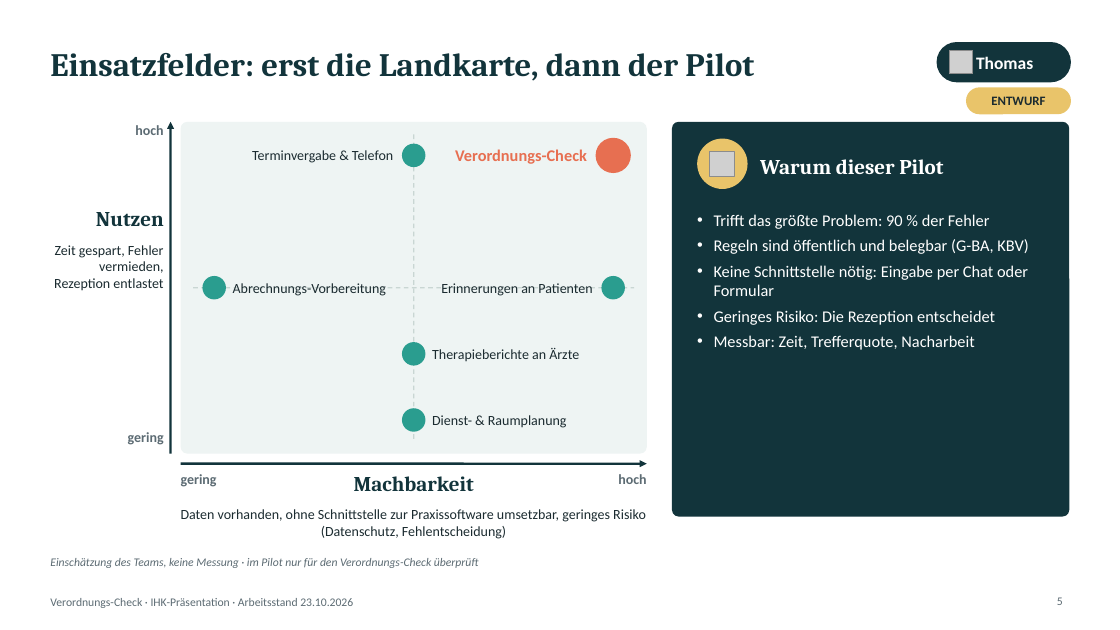
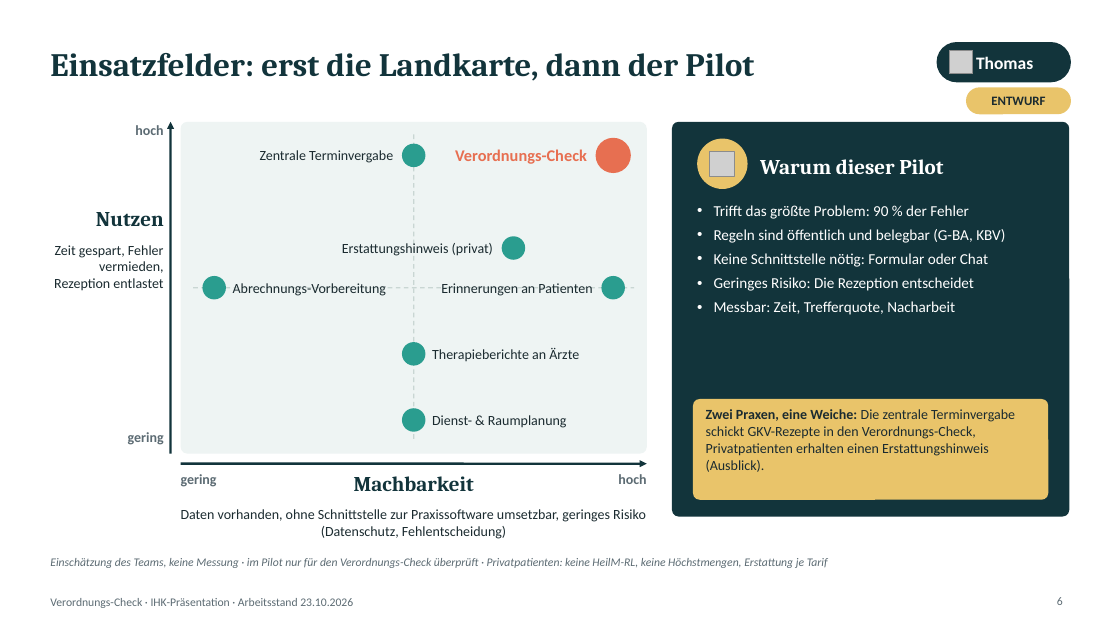
Before and after one commit to DBE-deve/verordnungs-check, a slide deck: slide 6 of docs/praesentation/Verordnungs-Check_IHK_3x15min_2026-10-23.pptx (slide 5 before the commit). Drawn at 1120x630 pixels with LibreOffice and Linux fonts; fonts in the diff are those of the drawing; grey boxes stand for pictures. Boxes give left, top, right and bottom in pixels: in the first picture for what was removed or moved away, otherwise in the second. Text is boxed around its words. In the diff, an @@ line names an element or a change of style, - is before the commit and + after.

```diff
--- a/docs/praesentation/Verordnungs-Check_IHK_3x15min_2026-10-23.pptx
+++ b/docs/praesentation/Verordnungs-Check_IHK_3x15min_2026-10-23.pptx
@@ text at (260,150,393,163): text changed @@
-Terminvergabe & Telefon
+Zentrale Terminvergabe
@@ text "Trifft das größte Problem: 90 ...": place and size @@
-text "Trifft das größte Problem: 90 ..." at (714,214,1028,350)
+text "Trifft das größte Problem: 90 ..." at (714,205,1005,315)
@@ text at (714,205,1005,315): size 14 to 13 pt in "Trifft das größte Problem: 90 % der ...", "Regeln sind öffentlich und belegbar (G-BA, KBV)", "Geringes Risiko: Die Rezeption entscheidet", "Messbar: Zeit, Trefferquote, Nacharbeit" @@
@@ ellipse added at (502,236,525,260), fill #2A9D8F @@
@@ text added at (342,243,493,256), 12 pt, text #1B2B30 @@
+Erstattungshinweis (privat)
@@ text at (714,253,988,267): text changed; size 14 to 13 pt @@
-• Keine Schnittstelle nötig: Eingabe per Chat oder Formular
+• Keine Schnittstelle nötig: Formular oder Chat
@@ rounded rectangle added at (693,399,1049,500), fill #E9C46A @@
@@ text added at (706,409,1015,472), 12 pt, text #1B2B30 @@
+Zwei Praxen, eine Weiche: Die zentrale Terminvergabe schickt GKV-Rezepte in den Verordnungs-Check, Privatpatienten erhalten einen Erstattungshinweis (Ausblick).
@@ text at (50,558,828,568): text changed @@
-Einschätzung des Teams, keine Messung · im Pilot nur für den Verordnungs-Check überprüft
+Einschätzung des Teams, keine Messung · im Pilot nur für den Verordnungs-Check überprüft · Privatpatienten: keine HeilM-RL, keine Höchstmengen, Erstattung je Tarif
@@ page number at (1057,597,1063,605): text changed @@
-5
+6
```
Also in this commit, not shown: 2 other slides changed, 3 slides added, 1 slide removed, 11 other files.
